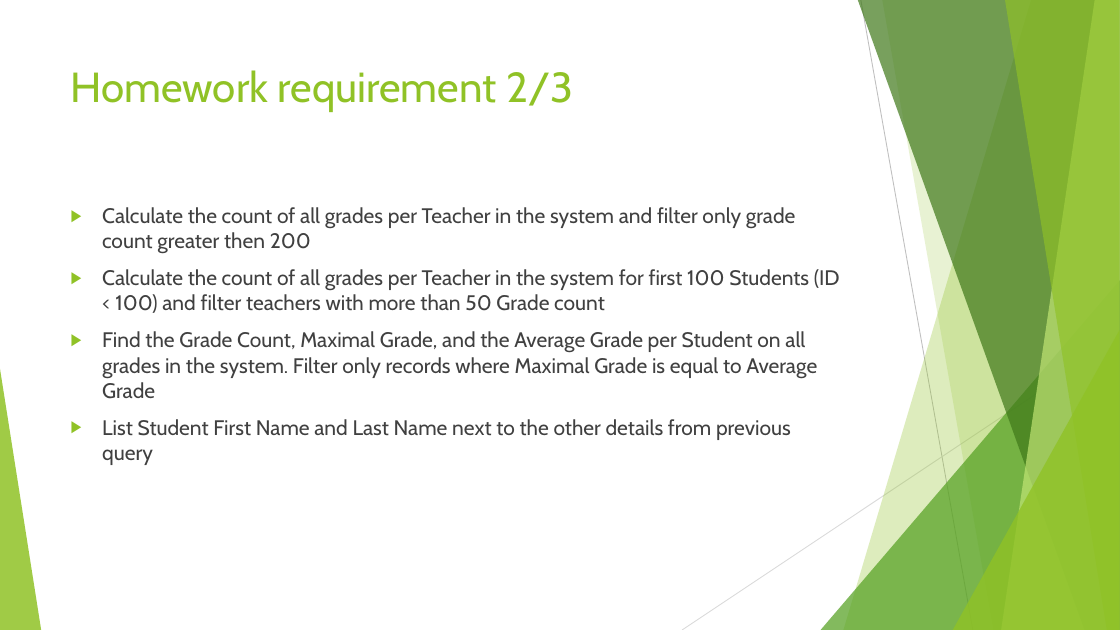
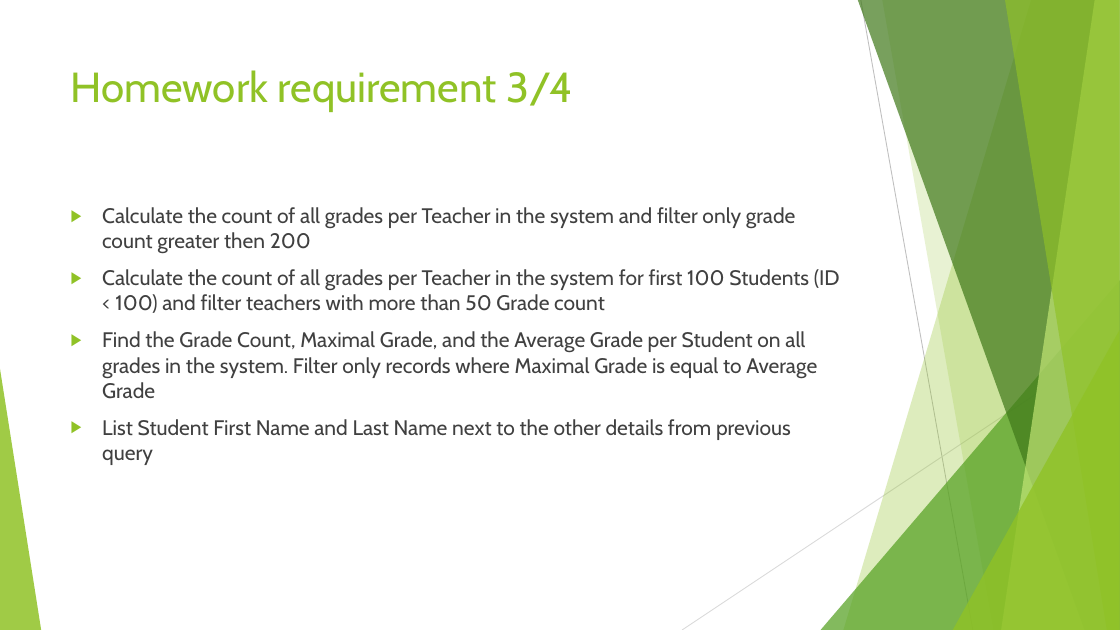
Before and after one commit to sedc-codecademy/sedc7-07-databasedevdesign, a slide deck: slide 27 of g1/Class 3/Presentation/Database Development and Design - Session 3.pptx (slide 19 before the commit). Drawn at 1120x630 pixels with LibreOffice and Linux fonts; fonts in the diff are those of the drawing. Boxes give left, top, right and bottom in pixels: in the first picture for what was removed or moved away, otherwise in the second. Text is boxed around its words. In the diff, an @@ line names an element or a change of style, - is before the commit and + after.

```diff
--- a/g1/Class 3/Presentation/Database Development and Design - Session 3.pptx
+++ b/g1/Class 3/Presentation/Database Development and Design - Session 3.pptx
@@ title at [71, 70, 573, 112]: text changed @@
-Homework requirement 2/3
+Homework requirement 3/4
```
Also in this commit, not shown: 5 other slides changed, 8 slides added.
